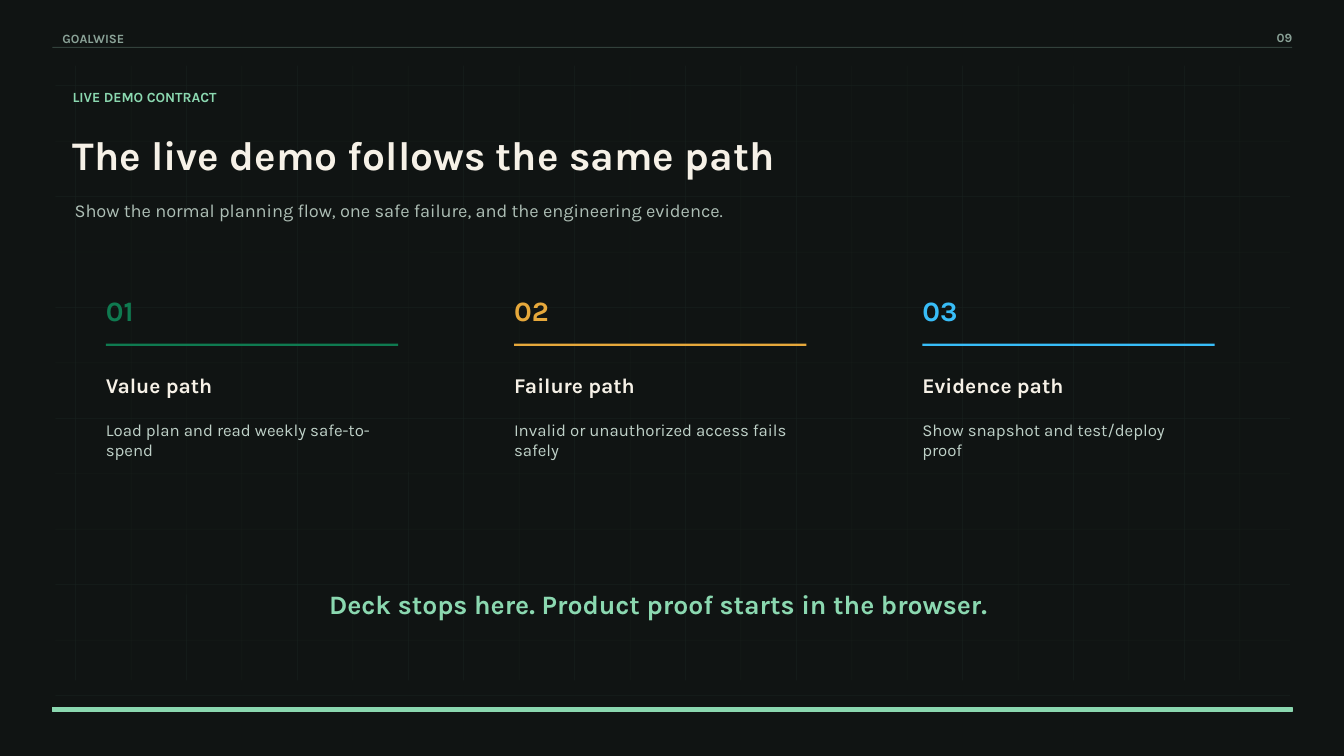
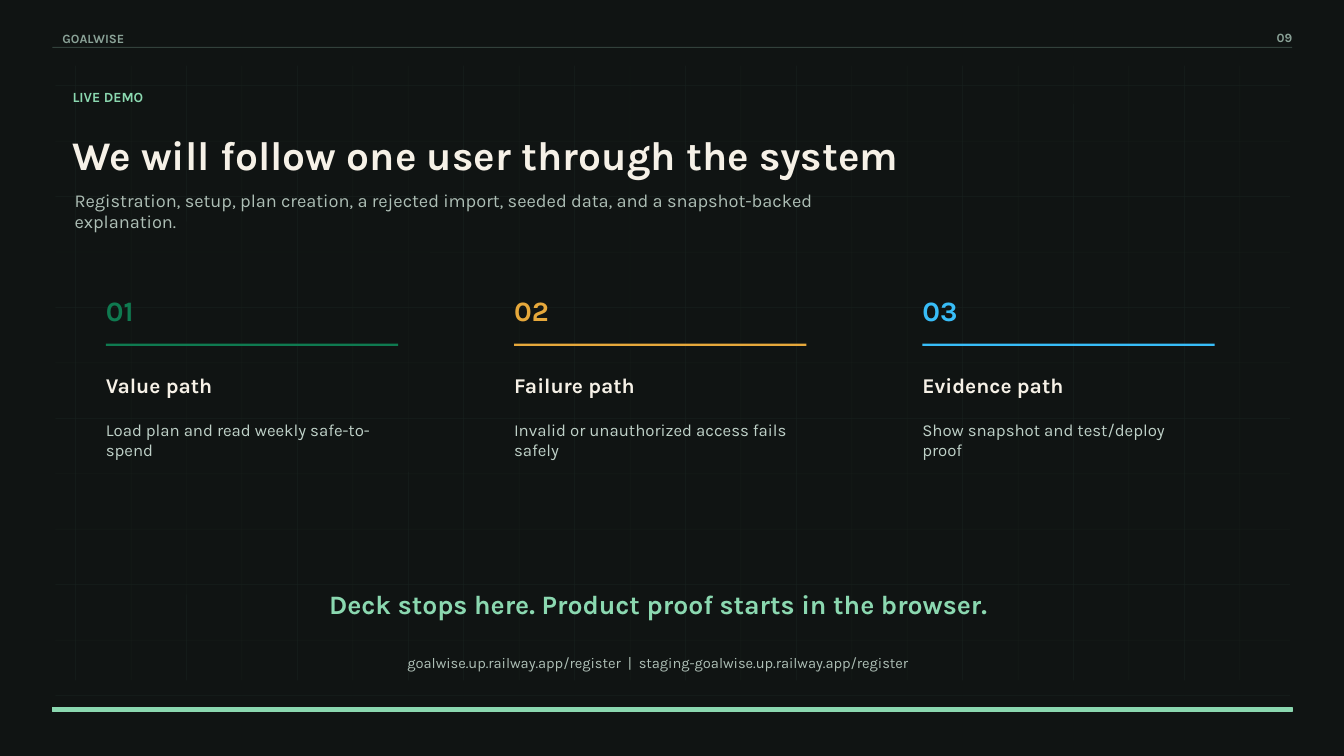
Before and after one commit to NatiSeifu/goal-wise, a slide deck: slide 9 of docs/final-demo-deck/dist/goalwise-final-demo-high-end-v2.pptx. Drawn at 1344x756 pixels with LibreOffice and Linux fonts; fonts in the diff are those of the drawing. Boxes give left, top, right and bottom in pixels: in the first picture for what was removed or moved away, otherwise in the second. Text is boxed around its words. In the diff, an @@ line names an element or a change of style, - is before the commit and + after.

Commit message:
docs: make final demo deck project-specific

```diff
--- a/docs/final-demo-deck/dist/goalwise-final-demo-high-end-v2.pptx
+++ b/docs/final-demo-deck/dist/goalwise-final-demo-high-end-v2.pptx
@@ text at [73,93,143,102]: text changed @@
-LIVE DEMO CONTRACT
+LIVE DEMO
@@ text at [73,141,898,181]: text changed @@
-The live demo follows the same path
+We will follow one user through the system
@@ text at [75,194,812,233]: text changed @@
-Show the normal planning flow, one safe failure, and the engineering evidence.
+Registration, setup, plan creation, a rejected import, seeded data, and a snapshot-backed explanation.
@@ text added at [407,657,908,672], 10.5 pt, text #AEBFB6 @@
+goalwise.up.railway.app/register | staging-goalwise.up.railway.app/register
```
Also in this commit, not shown: 8 other slides changed, 4 other files.
